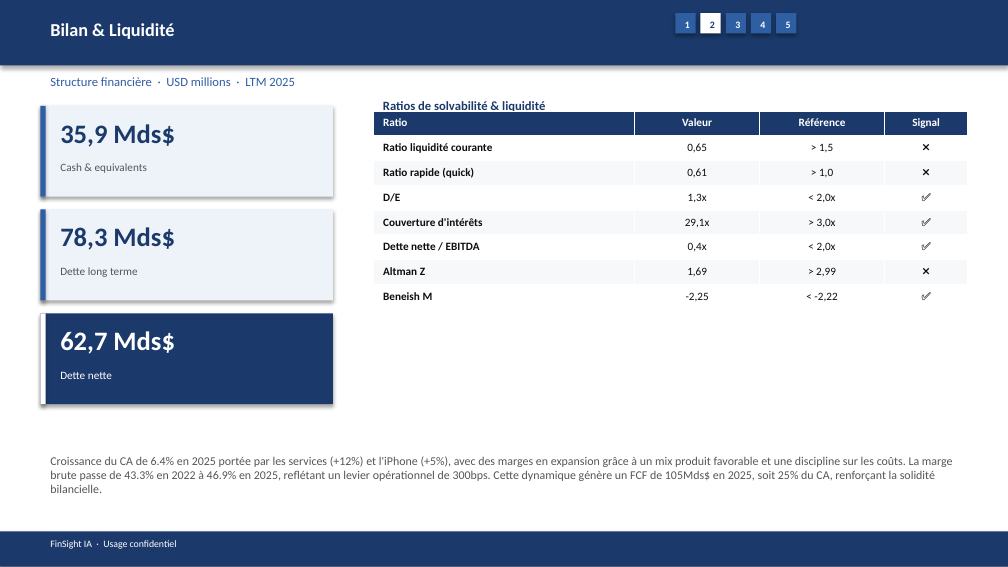
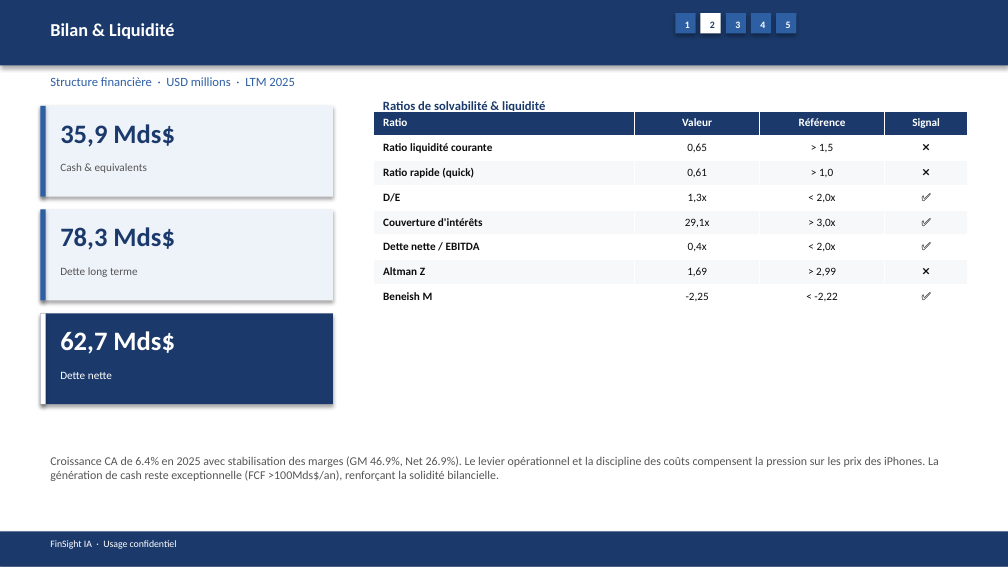
Before and after one commit to baptistejeh07-art/finsight-ia, a slide deck: slide 9 of preview/AAPL/AAPL_pitchbook.pptx. Drawn at 1008x567 pixels with LibreOffice and Linux fonts; fonts in the diff are those of the drawing. Boxes give left, top, right and bottom in pixels: in the first picture for what was removed or moved away, otherwise in the second. Text is boxed around its words. In the diff, an @@ line names an element or a change of style, - is before the commit and + after.

```diff
--- a/preview/AAPL/AAPL_pitchbook.pptx
+++ b/preview/AAPL/AAPL_pitchbook.pptx
@@ text at (50,456,939,481): text changed @@
-Croissance du CA de 6.4% en 2025 portée par les services (+12%) et l'iPhone (+5%), avec des marges en expansion grâce à un mix produit favorable et une discipline sur les coûts. La marge brute passe de 43.3% en 2022 à 46.9% en 2025, reflétant un levier opérationnel de 300bps. Cette dynamique génère un FCF de 105Mds$ en 2025, soit 25% du CA, renforçant la solidité bilancielle.
+Croissance CA de 6.4% en 2025 avec stabilisation des marges (GM 46.9%, Net 26.9%). Le levier opérationnel et la discipline des coûts compensent la pression sur les prix des iPhones. La génération de cash reste exceptionnelle (FCF >100Mds$/an), renforçant la solidité bilancielle.
```
Also in this commit, not shown: 14 other slides changed, 4 other files.
